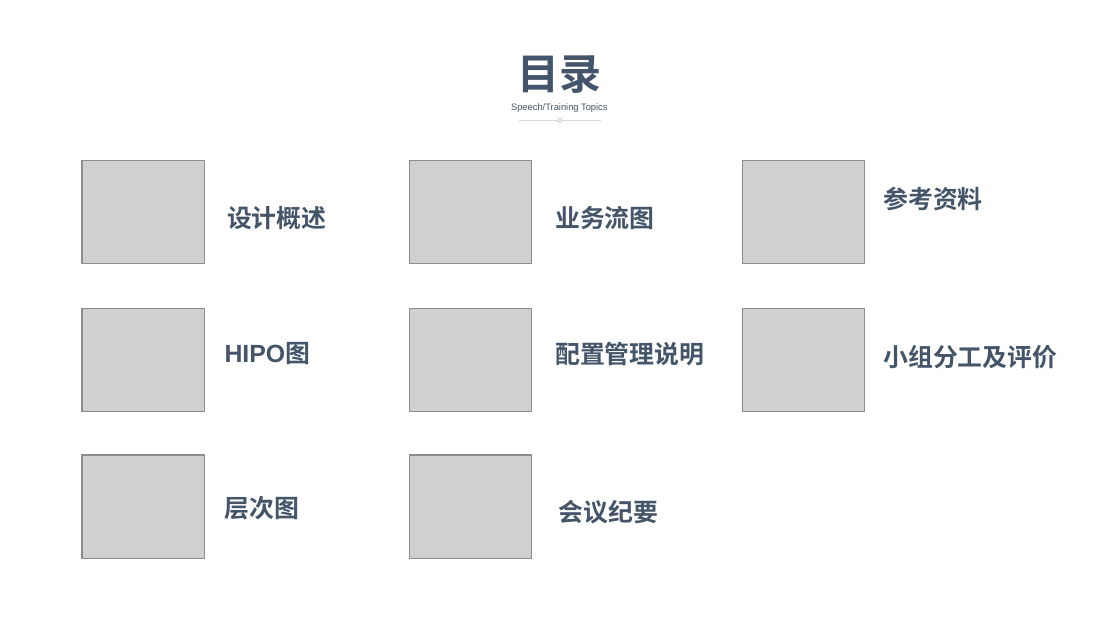
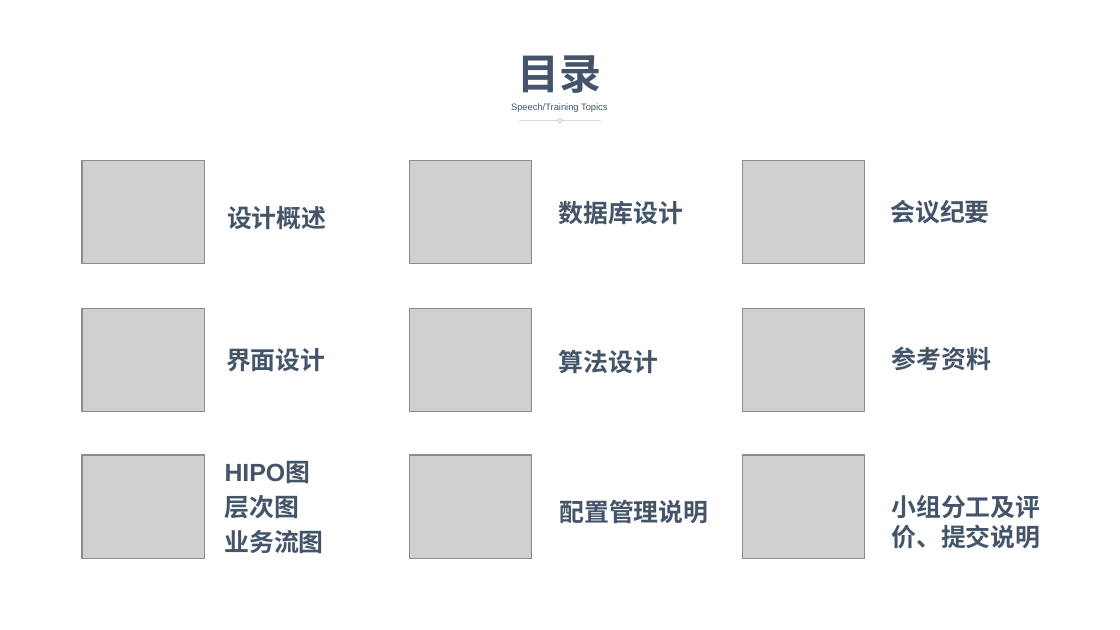
Before and after one commit to youhuyellowman/SE-2022-G06, a slide deck: slide 2 of 项目设计/总体设计PPTv0.0.2.pptx. Drawn at 1120x630 pixels with LibreOffice and Linux fonts; fonts in the diff are those of the drawing; grey boxes stand for pictures. Boxes give left, top, right and bottom in pixels: in the first picture for what was removed or moved away, otherwise in the second. Text is boxed around its words. In the diff, an @@ line names an element or a change of style, - is before the commit and + after.

Commit message:
PPT制作完成
PPT修改，总体设计说明文档完善

```diff
--- a/项目设计/总体设计PPTv0.0.2.pptx
+++ b/项目设计/总体设计PPTv0.0.2.pptx
@@ text removed at (555, 206, 654, 230) @@
-业务流图
@@ text added at (559, 201, 683, 225), 16 pt, text #445469, bold @@
+数据库设计
@@ text "会议纪要": place and size @@
-text "会议纪要" at (559, 500, 658, 524)
+text "会议纪要" at (890, 200, 989, 224)
@@ text removed at (225, 342, 311, 365) @@
-HIPO图
@@ text added at (226, 348, 325, 372), 16 pt, text #445469, bold @@
+界面设计
@@ text added at (559, 350, 658, 374), 16 pt, text #445469, bold @@
+算法设计
@@ text "参考资料": place and size @@
-text "参考资料" at (883, 186, 982, 210)
+text "参考资料" at (892, 346, 991, 370)
@@ text "HIPO图": place and size @@
-text "HIPO图" at (225, 496, 299, 520)
+text "HIPO图" at (225, 461, 324, 554)
@@ text at (225, 461, 311, 484): paragraph added @@
+HIPO图
@@ picture added at (743, 455, 865, 558) @@
@@ text "配置管理说明": place and size @@
-text "配置管理说明" at (555, 342, 704, 365)
+text "配置管理说明" at (559, 500, 708, 523)
@@ text at (892, 495, 1041, 548): text changed @@
-小组分工及评价
+小组分工及评价、提交说明
@@ text at (225, 530, 324, 554): paragraph added @@
+业务流图
```
Also in this commit, not shown: 7 other slides changed, 6 slides added, 2 other files.
